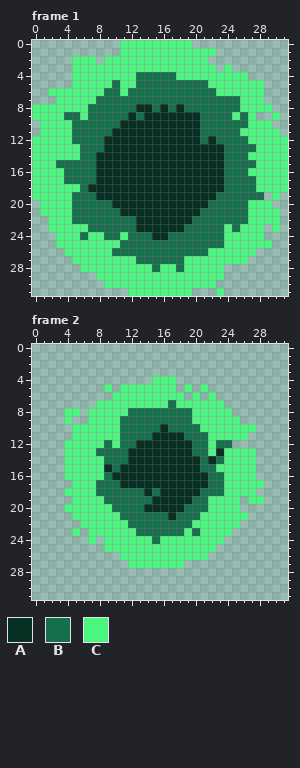
File history of a pixel-art file, Sblorb/sblorb.aseprite. Above is the file before it was changed.
32x32 pixels, 2 frames. Colours within 5 levels of each other are drawn and written as one. Shown: frame 1, frame 2. The commit also changed other frames, which this record leaves out.
Palette (. is transparent): A #063124  B #13704b  C #4bf680
Pixels before, frame 1, first column x 0:
 0 ...........CCCCCCCCC............
 1 ...........CCCCCCCCCCCC.........
 2 .....CCC.CCCCCCCCCCCCC..........
 3 .....CCCCCCCCCCCCCCCCCC.C.......
 4 .....CCCCCCCCBBBBBCCCCCCCCC.....
 5 .....CCCCCBCCBBBBBBBBBCCCCCCC...
 6 ..CCCCCCCBBCBBBBBBBBBBBCCCCCC...
 7 ...CCCCCBBBBBBBBBBBBBBBBBBCCC...
 8 CCCCCCCBBBBBBAABABABBBBBBBCCCC..
 9 CCCCBBCBBBBBABAAAAAAABBBBCBC..C.
10 .CCCCBBBBBBAAAAAAAAAABBBBBBCCC..
11 .CCCCBBBBBAAAAAAAAAAABBBBBCCCCC.
12 CCCCCBBBBAAAAAAAAAAAABABBBBCCCCC
13 CCCCCCBBBAAAAAAAAAAAAAAABBBBCCCC
14 CCCCCCBBAAAAAAAAAAAAAAAABBBCCCCC
15 CCCBBBBBAAAAAAAAAAAAAAAABBBBCCCC
16 CCCCBBBBAAAAAAAAAAAAAAAABBBCCCCC
17 CCCCBBBBAAAAAAAAAAAAAAAABBBBCCCC
18 CCCCCCBAAAAAAAAAAAAAAAAABBBBCCCC
19 CCCCCBBBAAAAAAAAAAAAAAABBBBBB.C.
20 .CCCCBBBBBAAAAAAAAAAAABBBBBCCC..
21 .CCCCBBBBBBAAAAAAAAAABBBBBBCCCC.
22 ..CCCBBBBBBBBAAAAAAABBBBBBBCCCC.
23 ..CCCCCBBBBBBAAAAAABBBBBCBCCC.C.
24 ...CCCBCCBBCBBBAABBBBBBBCCCCC...
25 ...CCCCCCCCBBBBBBBBBBBBBCCCCCC..
26 ....CCCCCCBBBBBBBBBBBBCCCCCC....
27 .....CCCCCCCCBBBBBBCCCCCCCC.....
28 ......CCCCCCCCCBCCBCCCCC........
29 ........CCCCCCCCCCCCCCCC........
30 .........CCCCCCCCCCCCCC.........
31 ............CCCCCCCC...C........
Pixels before, frame 2, first column x 4:
 4 ...........CCC...........
 5 .....C.CCCCCCC.C.C.......
 6 ......CCCCCCCCC.C.C......
 7 ....CCCCCCCCCBCCCCCC.....
 8 CC.CCCCCBBBBBBBBCCCCC....
 9 C..CCCCBBBBBBBBBCCCCCC...
10 .CCCCCCBBBBBABBBBCCCCCCC.
11 .CCCCCCBBBBAAAABBBCCCCC..
12 CCCCCBCBBAAAAAAABBCBB....
13 CCCCBBBBAAAAAAAABBCACCCC.
14 CCCCCBBBAAAAAAAAABABCCCC.
15 CCCCCABAAAAAAAAAABBCCCCC.
16 CCCCCBAAAAAAAAAAAABBCCCC.
17 .CCCBBBAAAAAAAAAAABBCCCCC
18 CCCCBBBBBBABAAAAABBBCCCC.
19 .CCCCBBBBBBAAAAABBCCCC.CC
20 CCCCCCBBBBAAAAABBBCCCC...
21 .CCCCCCBBBBBBABBBCCCCCC..
22 ..CCCCCCBBBBBBBBCCCCCC...
23 .C.CCCCCCBBBBBBCBCCCC....
24 ...C.CCCCCCBCCCCCCCC.....
25 .....CCCCCCCCCCCCCC......
26 .......CCCCCCCCCCC.......
27 ........CCCCCCC..........
Now the later version:
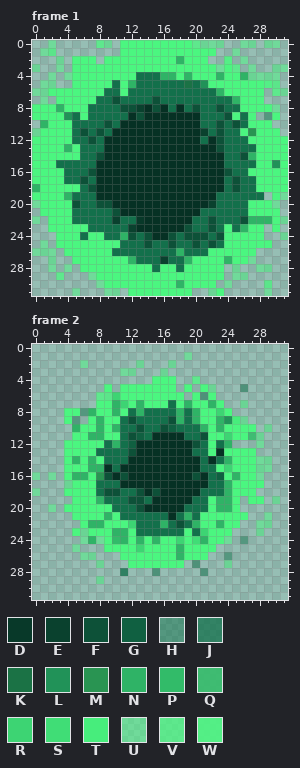
Colours new in this view: D #083929  E #0a412e  F #0d5138  G #106041  H #13704b80  J #13704bc0  K #1b7245  L #219258  M #299452  N #2fb366  P #32bb69  Q #33bc69e0  R #3dd473  S #40dd76  T #47ed7c  U #4bf68080  V #4bf680c0  W #4bf680e0
Difference:
Frame 1:
y 0: x 2 . -> U; x 8..9 .. -> VU; x 20..23 .... -> VUUU; x 26..27 .. -> UU; x 29..30 .. -> UU
y 1: x 1..2 .. -> UV; x 25 . -> U
y 2: x 3 . -> U; x 18 C -> N; x 24 . -> W; x 26 . -> U
y 3: x 0 . -> U; x 3 . -> U; x 23 . -> U; x 25 . -> V; x 27 . -> U; x 30..31 .. -> UU
y 4: x 2 . -> U; x 4 . -> U; x 16..17 BB -> NN; x 19 C -> N; x 23 C -> N; x 26..30 C.... -> NUUUU
y 5: x 1..2 .. -> UU; x 12 C -> N; x 19 B -> K; x 21 B -> L; x 29..30 .. -> WV
y 6: x 0..1 .. -> UU; x 23 C -> N; x 30..31 .. -> VU
y 7: x 1 . -> U; x 10 B -> F; x 15 B -> F; x 25 B -> N
y 8: x 3 C -> N; x 11..13 BBA -> FFE; x 15 B -> F; x 20 B -> F; x 23 B -> F; x 30 . -> U
y 9: x 4 B -> L; x 13 B -> F; x 24 B -> F; x 29 . -> H
y 10: x 1 C -> N; x 9 B -> F; x 23 B -> F; x 25 B -> F
y 11: x 0 . -> U; x 6 B -> F; x 8 B -> F; x 21 B -> E; x 23 B -> F; x 27 C -> M
y 12: x 7 B -> F; x 23 B -> F
y 13: x 4 C -> N; x 23 A -> F
y 14: x 8 A -> F; x 26..27 BC -> FN
y 15: x 30 C -> L
y 16: x 7 B -> F; x 24 B -> F
y 17: x 6 B -> F; x 25 B -> F
y 18: x 0 C -> N; x 7 A -> F; x 25 B -> F
y 19: x 4 C -> N; x 31 . -> U
y 20: x 0 . -> U; x 5 B -> F; x 8..9 BB -> FF; x 22 B -> E; x 30 . -> U
y 21: x 10 B -> F
y 22: x 0 . -> U; x 10 B -> E; x 13 A -> D; x 22 B -> F; x 26..29 BCCC -> FNNN; x 31 . -> U
y 23: x 12 B -> E; x 19 B -> F; x 22 B -> F; x 26 C -> N
y 24: x 11..12 CB -> NF; x 14 B -> F; x 17 B -> F; x 19..21 BBB -> FFF; x 23 B -> F; x 31 . -> U
y 25: x 1 . -> U; x 14 B -> F; x 17 B -> F; x 20 B -> F; x 22 B -> F
y 26: x 0..2 ... -> UUU; x 18 B -> N
y 27: x 2 . -> U; x 12 C -> N; x 16 B -> E; x 19 C -> N; x 24 C -> N; x 27 . -> U
y 28: x 2 . -> U; x 4 . -> U; x 25 . -> U; x 28..29 .. -> UU
y 29: x 3 . -> V; x 7 . -> U; x 25..26 .. -> UU
y 30: x 8 . -> U; x 18 C -> N; x 24 . -> U; x 29 . -> V
y 31: x 5 . -> U; x 9..10 .. -> UU; x 22 . -> U; x 29 . -> U
Frame 2:
y 1: x 19 . -> U
y 2: x 6 . -> U; x 13 . -> U; x 17 . -> U
y 3: x 11..12 .. -> UU; x 16 . -> U
y 4: x 20 . -> V
y 5: x 22 . -> U; x 26 . -> H
y 6: x 8..10 ..C -> VVR; x 21 . -> H
y 7: x 10..11 CC -> NR; x 13 C -> N; x 19 C -> N; x 22 C -> N; x 26 . -> U
y 8: x 6..7 .C -> HN; x 10 C -> N; x 13 B -> N; x 18 B -> N; x 20 C -> N; x 23 C -> R
y 9: x 5 . -> H; x 8 C -> N; x 12 B -> F; x 17..18 BB -> FN; x 20 C -> N; x 23..26 CCC. -> NLTU
y 10: x 5 C -> N; x 8 C -> N; x 10 C -> N; x 13 B -> F; x 16..17 AB -> FG; x 21 C -> N; x 23 C -> N; x 29 . -> U
y 11: x 7..8 CC -> NN; x 12..13 BB -> FG; x 21 B -> F; x 24 C -> R; x 27..28 .. -> QU
y 12: x 10 C -> N; x 12 B -> G; x 20 B -> F; x 24 B -> N; x 28 . -> U
y 13: x 12 A -> F
y 14: x 5 C -> N; x 7 C -> N; x 24 C -> N; x 28..29 .. -> UU
y 15: x 7..8 CC -> NN; x 24 C -> R; x 28..29 .. -> UU
y 16: x 0 . -> U; x 2 . -> U; x 5..6 CC -> NN; x 8..9 CB -> MF; x 11 A -> F; x 20 A -> F; x 23 B -> G; x 25 C -> N; x 28 . -> U
y 17: x 4 . -> U; x 24 C -> N
y 18: x 0 . -> U; x 9..10 BB -> FF; x 13 B -> F; x 15 B -> F; x 24 C -> N
y 19: x 8 C -> N; x 12..13 BB -> FF; x 23..24 CC -> NN; x 30 . -> U
y 20: x 2 . -> U; x 13 B -> F; x 23..24 CC -> NN
y 21: x 9 C -> N; x 19 B -> N; x 29 . -> U
y 22: x 7..8 CC -> NN; x 12 B -> R; x 16 B -> N; x 18 B -> F; x 20 C -> N; x 23 C -> N; x 28..29 .. -> UU
y 23: x 6 . -> U; x 10..11 CC -> NN; x 21 C -> R; x 28 . -> U
y 24: x 6..8 .C. -> UNU; x 10..11 CC -> PN; x 13 C -> N; x 15 B -> N; x 18 C -> R; x 20..21 CC -> SN; x 24 . -> U; x 26 . -> H
y 25: x 5 . -> U; x 13 C -> R; x 18 C -> N
y 26: x 6..7 .. -> UU; x 18 C -> N; x 24 . -> H
y 27: x 8 . -> U; x 20 . -> H; x 24 . -> U
y 28: x 11 . -> J; x 15 . -> H; x 21 . -> H
y 29: x 8 . -> U
Changed places in both pictures, as pixel boxes (x1, y1, x2, y2):
changed: (32, 40, 288, 296)
changed: (32, 352, 280, 584)
